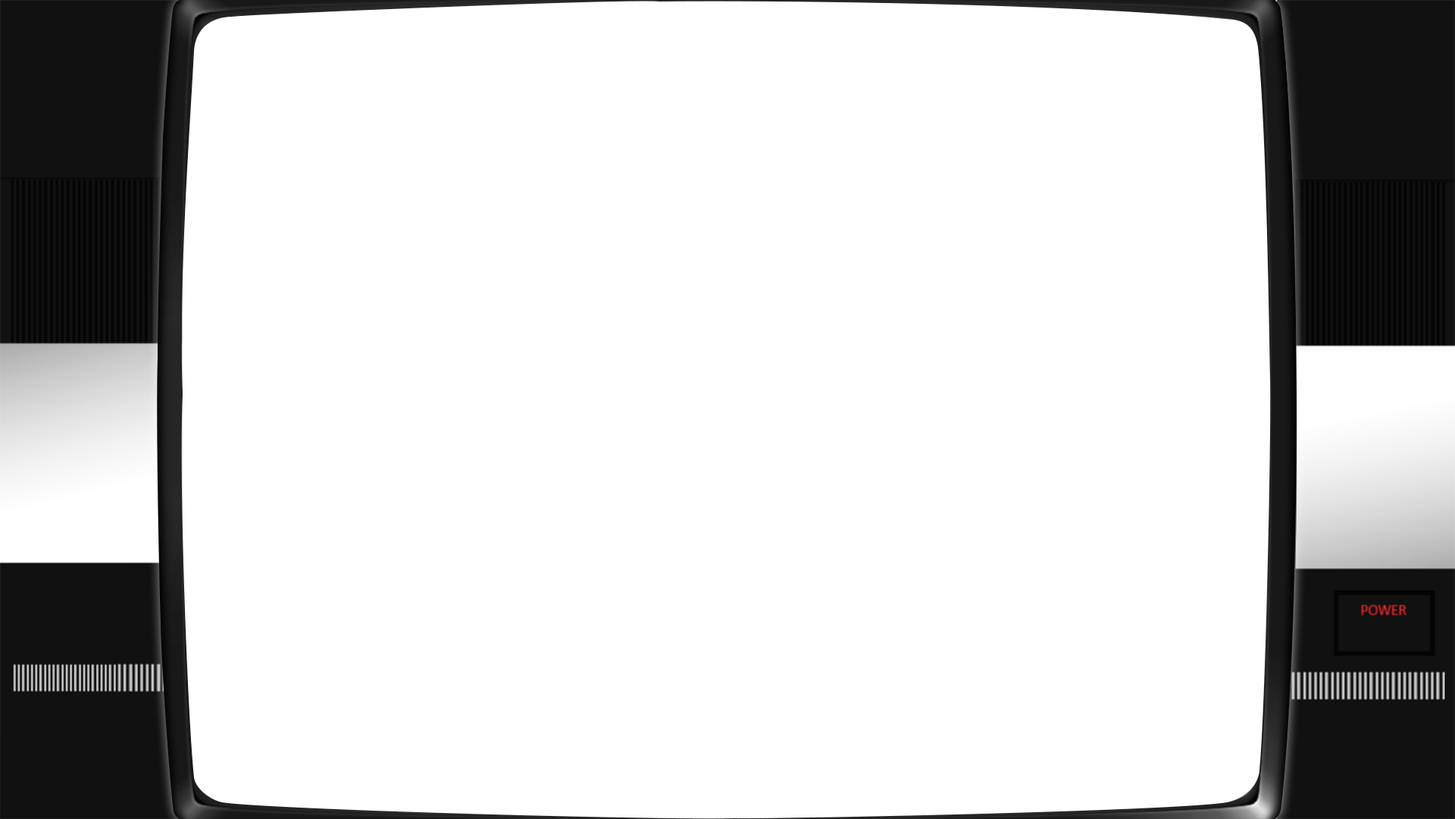
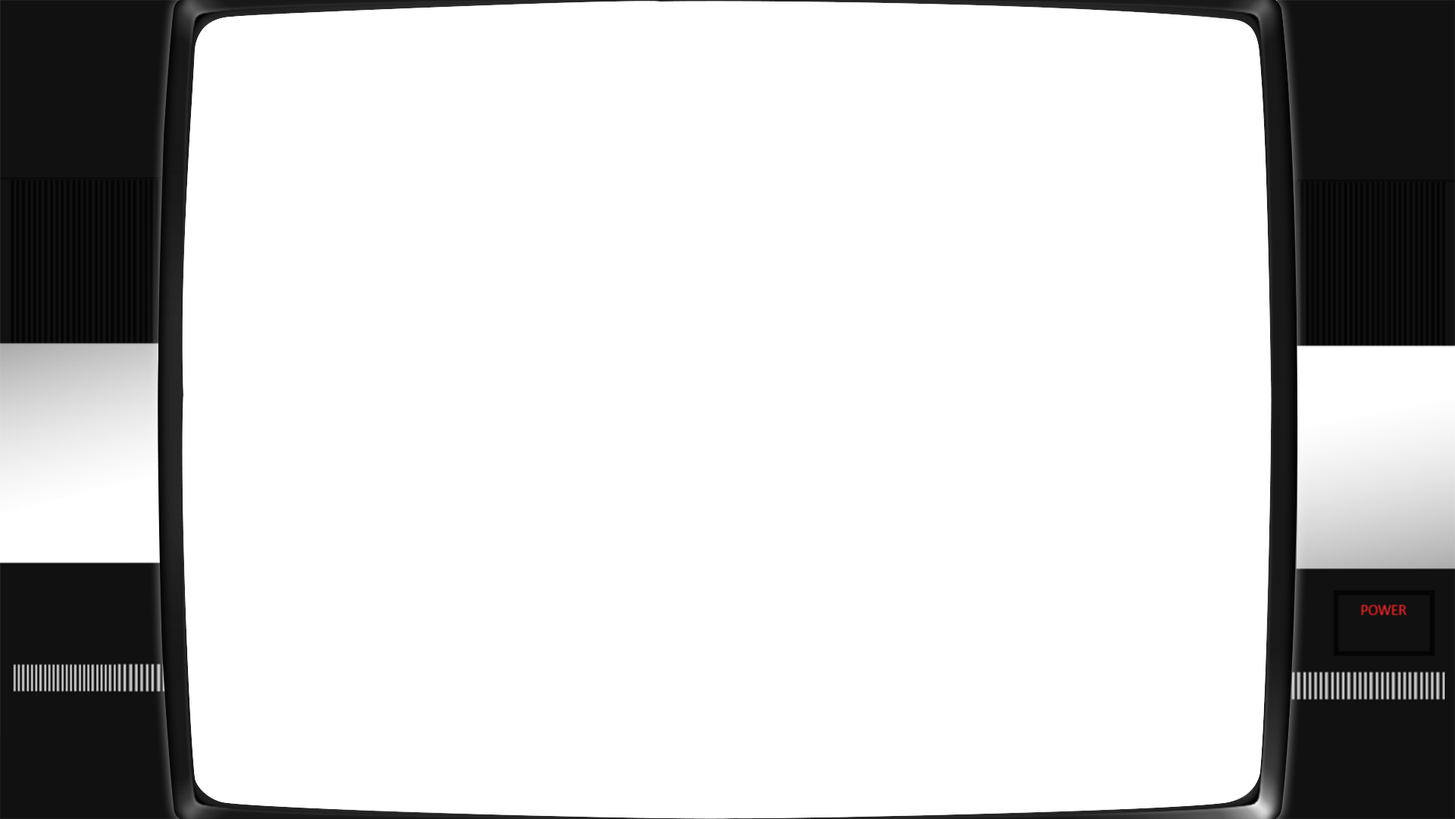
Two versions of the same layered image (1455x819). Layer-by-layer changes:
painted on "Calque 1" over [149, 0, 1307, 819]
